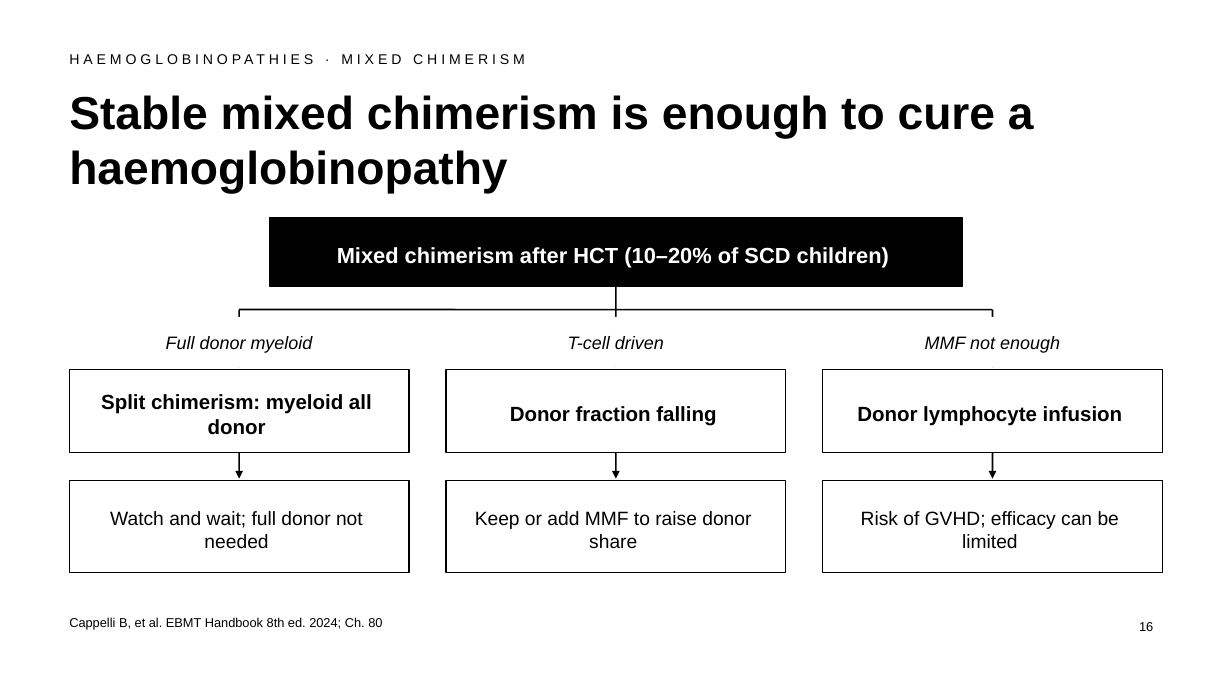
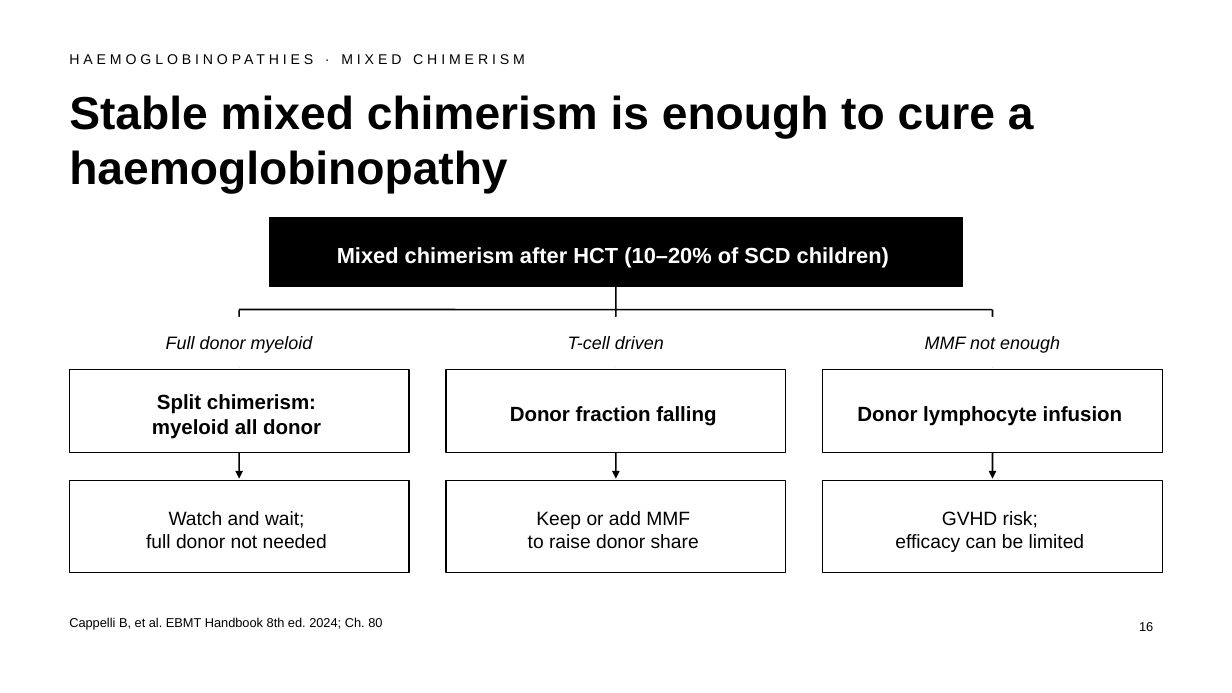
Before and after one commit to htlin222/ebmt-handbook-skill, a slide deck: slide 16 of slides/decks/s17-marrow-failure-hemoglobinopathies.pptx. Drawn at 1232x693 pixels with LibreOffice and Linux fonts; fonts in the diff are those of the drawing. Boxes give left, top, right and bottom in pixels: in the first picture for what was removed or moved away, otherwise in the second. Text is boxed around its words. In the diff, an @@ line names an element or a change of style, - is before the commit and + after.

```diff
--- a/slides/decks/s17-marrow-failure-hemoglobinopathies.pptx
+++ b/slides/decks/s17-marrow-failure-hemoglobinopathies.pptx
@@ text in rectangle at box(152, 394, 321, 439): text changed @@
-Split chimerism: myeloid all donor
+Split chimerism:
+myeloid all donor
@@ text in rectangle at box(146, 511, 327, 549): text changed @@
-Watch and wait; full donor not needed
+Watch and wait;
+full donor not needed
@@ text in rectangle at box(528, 511, 699, 549): text changed @@
-Keep or add MMF to raise donor share
+Keep or add MMF
+to raise donor share
@@ text in rectangle at box(895, 511, 1085, 552): text changed @@
-Risk of GVHD; efficacy can be limited
+GVHD risk;
+efficacy can be limited
```
Also in this commit, not shown: 7 other slides changed, 24 other files.
